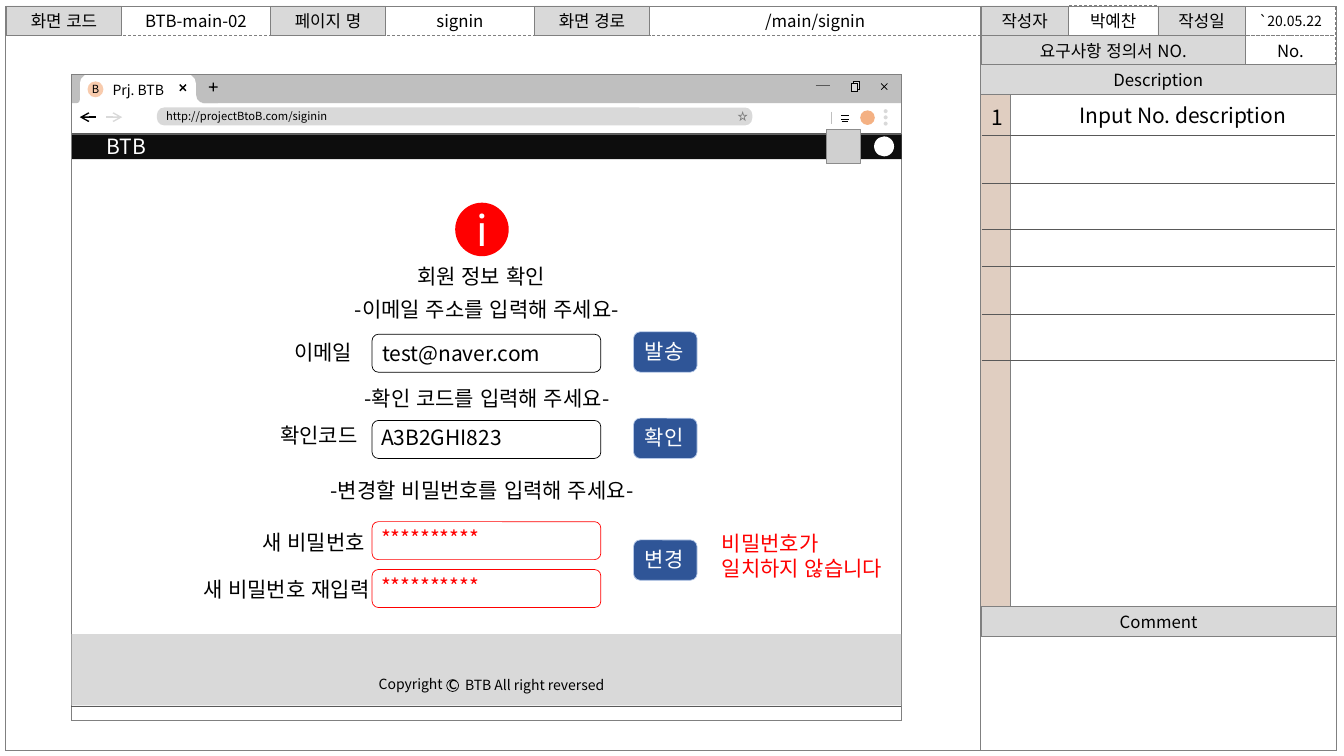
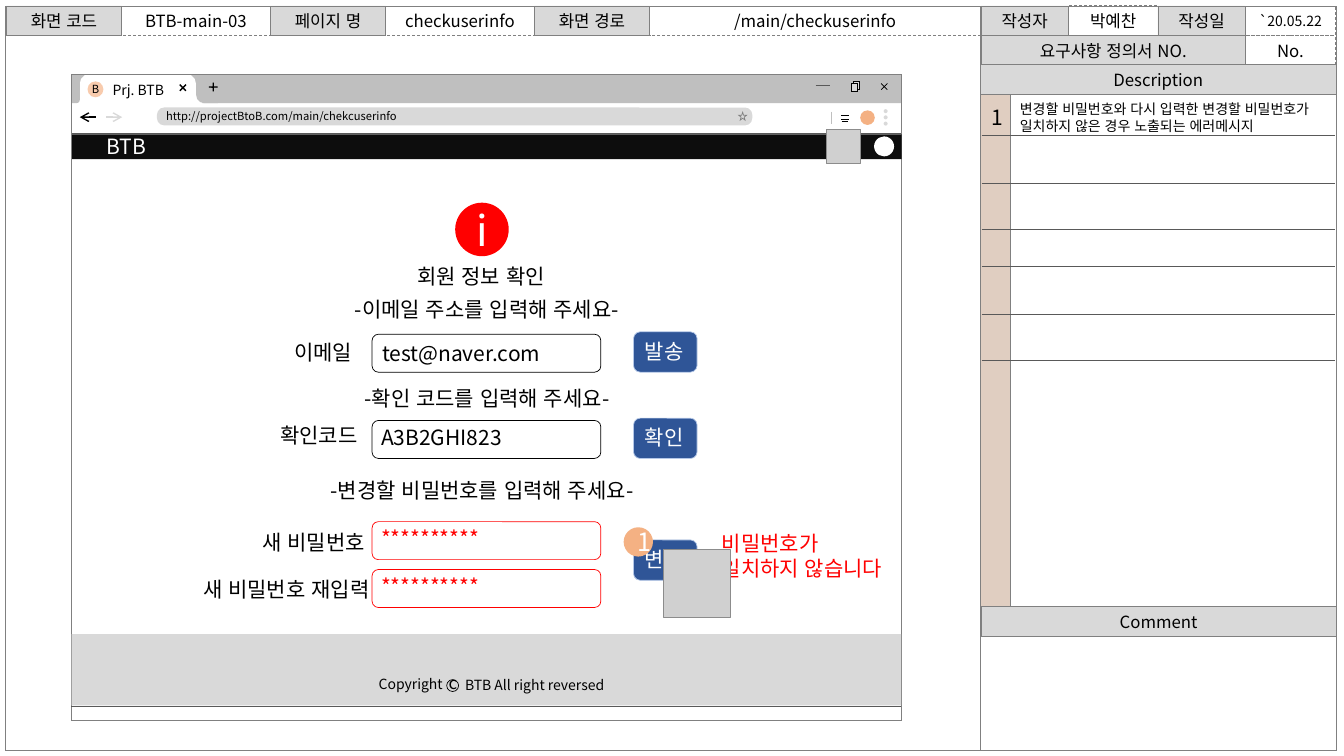
Before and after one commit to PYC1080/MSA_Mentoring, a slide deck: slide 17 of project/BtoB_Storyboard.pptx. Drawn at 1344x756 pixels with LibreOffice and Linux fonts; fonts in the diff are those of the drawing; grey boxes stand for pictures; background and template pictures are left out. Boxes give left, top, right and bottom in pixels: in the first picture for what was removed or moved away, otherwise in the second. Text is boxed around its words. In the diff, an @@ line names an element or a change of style, - is before the commit and + after.

```diff
--- a/project/BtoB_Storyboard.pptx
+++ b/project/BtoB_Storyboard.pptx
@@ text in rectangle at <box>145,14,247,28</box>: text changed @@
-BTB-main-02
+BTB-main-03
@@ text in rectangle at <box>405,13,515,28</box>: text changed @@
-signin
+checkuserinfo
@@ text in rectangle at <box>734,13,896,30</box>: text changed @@
-/main/signin
+/main/checkuserinfo
@@ text at <box>166,111,397,123</box>: text changed @@
-http://projectBtoB.com/siginin
+http://projectBtoB.com/main/chekcuserinfo
@@ text added at <box>1020,102,1309,132</box>, 10 pt, text #000000 @@
+변경할 비밀번호와 다시 입력한 변경할 비밀번호가 일치하지 않은 경우 노출되는 에러메시지
@@ text removed at <box>1080,106,1286,128</box> @@
-Input No. description
@@ ellipse added at <box>624,527,653,557</box>, fill #F4B183, 18 pt, text #FFFFFF @@
+1
@@ picture added at <box>663,549,731,617</box> @@
```
Also in this commit, not shown: 47 other slides changed, 38 slides added, 8 slides removed.
